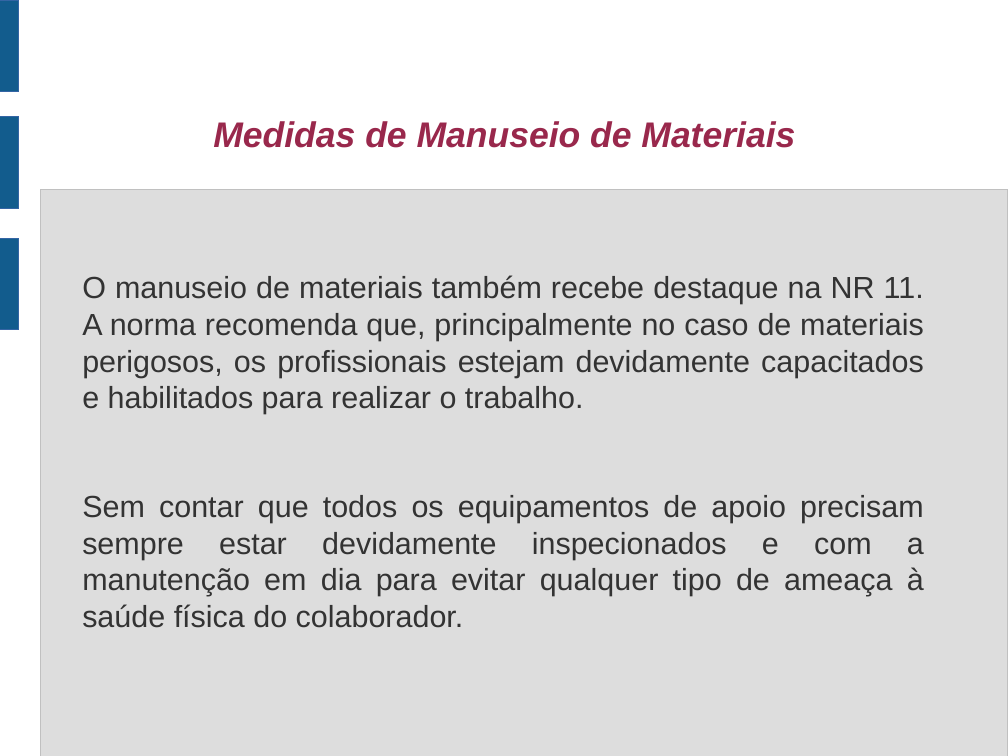
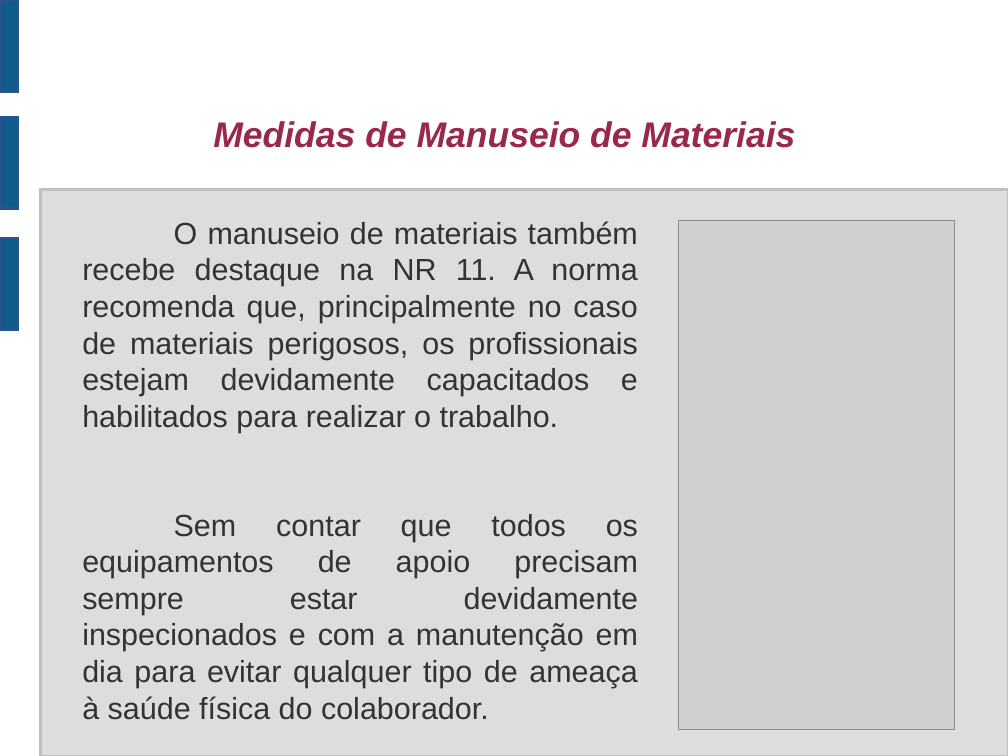
Before and after one commit to jharbes/SEGURANCA-INDUSTRIAL, a slide deck: slide 9 of material_NR11/apresentacaoNR11.odp (slide 10 before the commit). Drawn at 1008x756 pixels with LibreOffice and Linux fonts; fonts in the diff are those of the drawing; grey boxes stand for pictures. Boxes give left, top, right and bottom in pixels: in the first picture for what was removed or moved away, otherwise in the second. Text is boxed around its words. In the diff, an @@ line names an element or a change of style, - is before the commit and + after.

```diff
--- a/material_NR11/apresentacaoNR11.odp
+++ b/material_NR11/apresentacaoNR11.odp
@@ rectangle removed at <box>0,0,18,91</box> @@
@@ freeform shape added at <box>0,0,18,91</box>, fill #125C8D, outline #2F528F 2.01 pt @@
@@ rectangle removed at <box>0,117,18,209</box> @@
@@ freeform shape added at <box>0,117,18,209</box>, fill #125C8D, outline #2F528F 2.01 pt @@
@@ rectangle removed at <box>40,189,1008,756</box> @@
@@ freeform shape added at <box>40,189,1008,756</box>, fill #DDDDDD, outline #C0C0C0 2.01 pt @@
@@ rectangle removed at <box>0,238,18,329</box> @@
@@ freeform shape added at <box>0,238,18,329</box>, fill #125C8D, outline #2F528F 2.01 pt @@
@@ text "O manuseio de materiais também ..." rewrapped from <box>82,275,924,628</box> to <box>82,221,638,720</box> @@
@@ picture added at <box>680,221,956,731</box> @@
```
Also in this commit, not shown: 14 other slides changed, 5 slides added, 1 slide removed, 6 other files.
